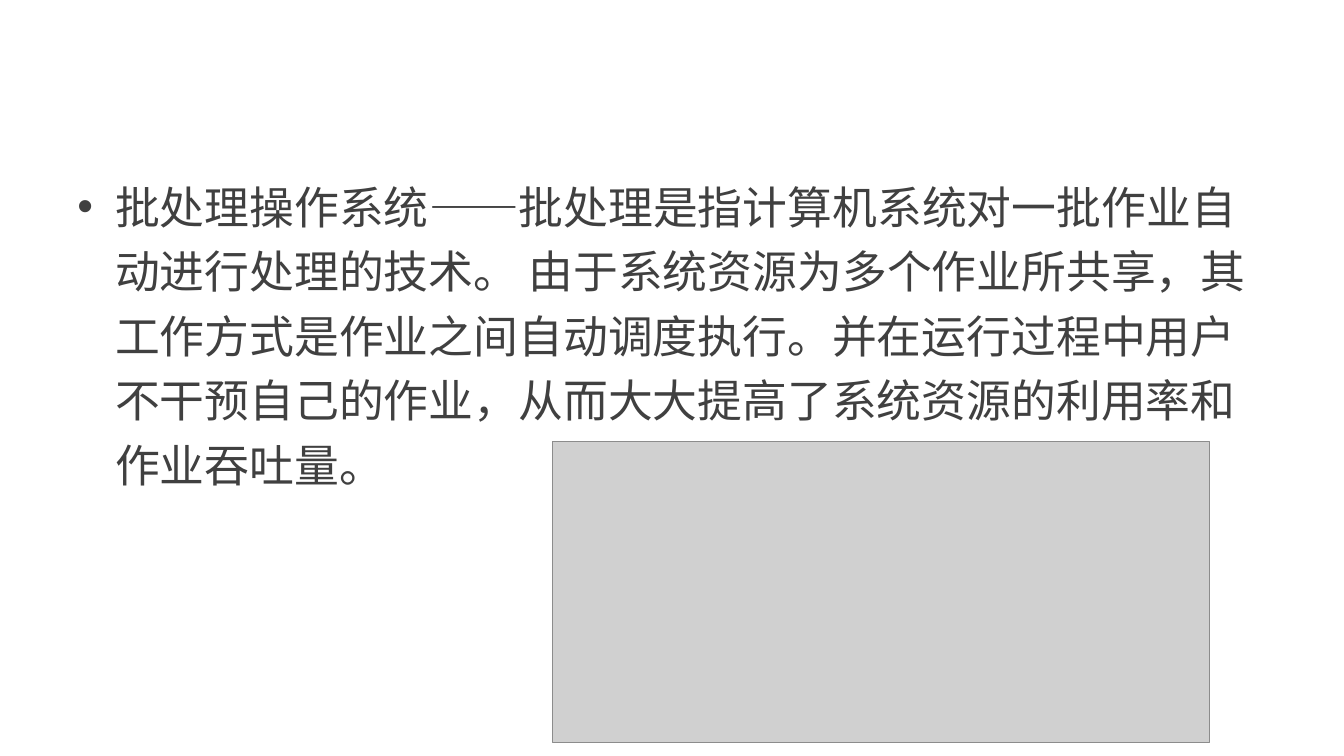
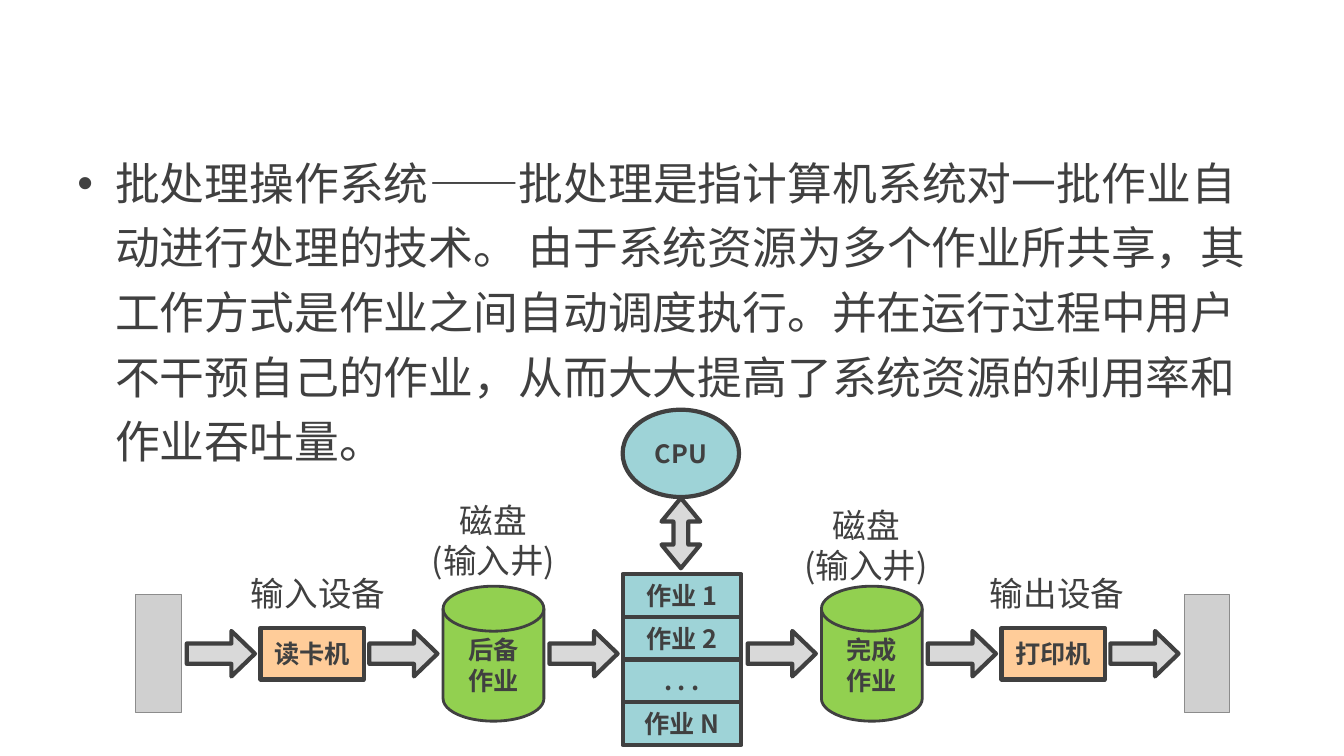
Before and after one commit to edu2act/course-computerIntroduction, a slide deck: slide 9 of materials/slides/ch05.pptx. Drawn at 1344x756 pixels with LibreOffice and Linux fonts; fonts in the diff are those of the drawing; grey boxes stand for pictures; background and template pictures are left out. Boxes give left, top, right and bottom in pixels: in the first picture for what was removed or moved away, otherwise in the second. Text is boxed around its words. In the diff, an @@ line names an element or a change of style, - is before the commit and + after.

```diff
--- a/materials/slides/ch05.pptx
+++ b/materials/slides/ch05.pptx
@@ text "批处理操作系统——批处理是指计算机系统对一批作业自动进行处理的技术。 由于系统资源为多个作业所共享，其工作方式是作业之间 ...": place and size @@
-text "批处理操作系统——批处理是指计算机系统对一批作业自动进行处理的技术。 由于系统资源为多个作业所共享，其工作方式是作业之间 ..." at box(115, 186, 1245, 486)
+text "批处理操作系统——批处理是指计算机系统对一批作业自动进行处理的技术。 由于系统资源为多个作业所共享，其工作方式是作业之间 ..." at box(115, 162, 1245, 462)
@@ picture removed at box(554, 442, 1210, 743) @@
@@ group added at box(136, 409, 1230, 745): 6 rectangles, 6 right arrows, 4 texts, 2 cylinders, 2 pictures, 1 ellipse, 1 up down arrow @@
+输入设备
+输出设备
+磁盘
+(输入井)
+磁盘
+(输入井)
+后备
+作业
+完成
+作业
+读卡机
+打印机
+CPU
+作业 1
+作业 2
+. . .
+作业 N
```
Also in this commit, not shown: 15 other slides changed, 17 slides added, 1 slide removed, 1 other file.
